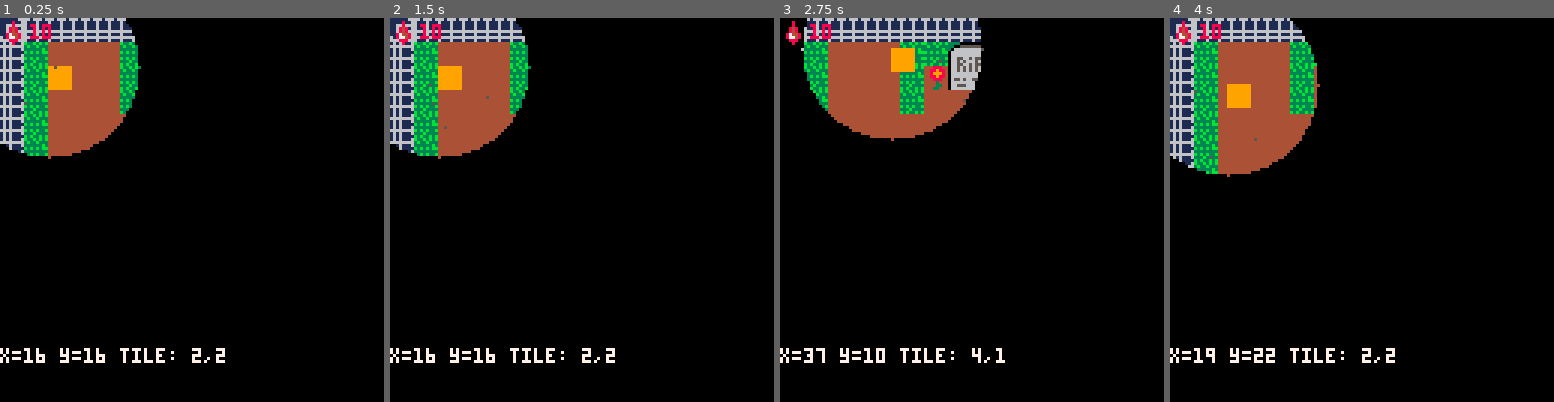
Above: before the commit, frames 1-4 (left to right).
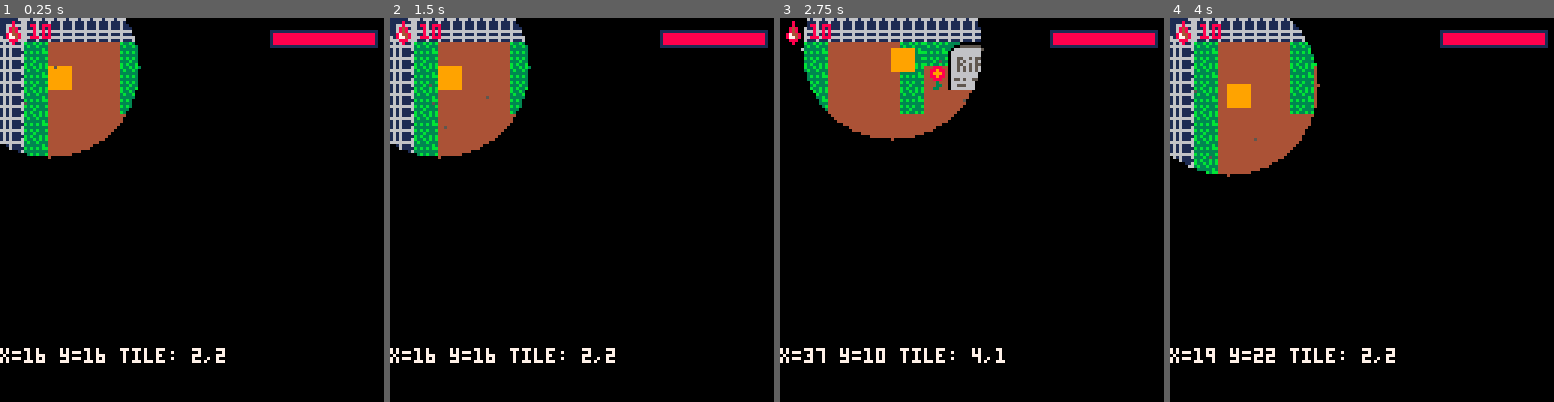
Above: after the commit, the same moments.

Repository: CarlaTabet/BitsAndBytes
Game: PICO-8 cartridge game.p8
The game is run twice, just before and just after one commit, with the same random seed, the same clock (stepped at 60 frames per second) and the same inputs.
Inputs:
- Up to frame 1 (0.25 s): no input
- Up to frame 2 (1.5 s): no input
- Up to frame 3 (2.75 s): hold Right 1.6-2.1 s; hold Up 2.15-2.42 s; hold Right from 2.47 s (still down)
- Up to frame 4 (4 s): release Right at 3.03 s; hold Left 3.08-3.58 s; hold Down 3.63-3.97 s

The runs differ from the first frame. In frame 1, 1.3% of the frame differs, in the area x 70-99%, y 3-8%; in frame 2, 1.3%; in frame 3, 1.3%; in frame 4, 1.3%.

Commit message:
fixing sprites

Diff:
--- a/game.p8
+++ b/game.p8
@@ -50,11 +50,16 @@
     blood = 10
 
     spawn_blood_drop(25, 58)
+
+    time_elapsed = 0
+    max_time = 600 * 60 -- 600 seconds at 60fps
+
 end
 
 function _update()
     player_update()
     room_change()
+    time_elapsed = min(time_elapsed + 1, max_time)
     for drop in all(blood_drops) do
     drop.float_offset = sin(time() + drop.x) * 2
     if not drop.collected and abs(player.x - drop.x) < 8 and abs(player.y - drop.y) < 8 then
@@ -98,6 +103,8 @@
     spr(60, 1, 1)
     print(blood, 10, 2, 8)
 
+    draw_time_bar()
+
     print("x="..player.x.." y="..player.y.." tile: "..flr(player.x/8)..","..flr(player.y/8), 0, 110, 7)
 
 end
@@ -172,6 +179,27 @@
 function player_collect_blood()
     blood = min(20, blood + 1)
 end
+
+function draw_time_bar()
+    local bar_x = 90
+    local bar_y = 4
+    local bar_w = 35
+    local bar_h = 5
+
+    -- moon and sun icons
+    spr(62, bar_x - 8, bar_y - 1)
+    spr(61, bar_x + bar_w + 1, bar_y - 1)
+
+    -- draw bar background
+    rect(bar_x, bar_y, bar_x + bar_w, bar_y + bar_h, 1)
+    rectfill(bar_x + 1, bar_y + 1, bar_x + bar_w - 1, bar_y + bar_h - 1, 0)
+
+    -- fill bar based on time
+    local t = time_elapsed / max_time
+    local fill_w = flr((bar_w - 2) * t)
+    rectfill(bar_x + 1, bar_y + 1, bar_x + 1 + fill_w, bar_y + bar_h - 1, 8)
+end
+
 
 
 
@@ -200,14 +228,14 @@
 06655665655665500000000000000000bbbbbbbbbbbbbbbbbbbbbbbbbbbbbbbb0000000000000000000000000000000000000000000000000000000000000000
 06656566656565500000000000000000bbbbbbbbbbbbbbbbbbbbbbbbbbbbbbbb0000000000000000000000000000000000000000000000000000000000000000
 06655665655665500000000000000000bbbbbbbbbbbbbbbbbbbbbbbbbbbbbbbb0000000000000000000000000000000000000000000000000000000000000000
-06656565656665500000000000000000bbbbbbbbbbbbbbbbbbbbbbbbbbbbbbbb00000000000000000000000000000000000800000a0990a00006600000000000
-06656565656665500000000000000000bbbbbbbbbbbbbbbbbbbbbbbbbbbbbbbb0000000000000000000000000000000000080000a09aa90a0667776000000000
-06666666666665500000000000000000bbbbbbbbbbbbbbbbbbbbbbbbbbbbbbbb000000000000000000000000000000000084800009aa9a900677600000000000
-06666666666665500000000000000000bbbbbbbbbbbbbbbbbbbbbbbbbbbbbbbb00000000000000000000000000000000008480009aaaa9a96776000000000000
-06556566555665500000000000000000bbbbbbbbbbbbbbbbbbbbbbbbbbbbbbbb00000000000000000000000000000000087448009aaaaaa96776000000000000
-06666666666665500000000000000000bbbbbbbbbbbbbbbbbbbbbbbbbbbbbbbb000000000000000000000000000000000877480009aaaa900677600000000000
-06655566655665500000000000000000bbbbbbbbbbbbbbbbbbbbbbbbbbbbbbbb0000000000000000000000000000000000888000a09aa90a0667776000000000
-06666666666665500000000000000000bbbbbbbbbbbbbbbbbbbbbbbbbbbbbbbb00000000000000000000000000000000000800000a0990a00006600000000000
+06656565656665500000000000000000bbbbbbbbbbbbbbbbbbbbbbbbbbbbbbbb0000000000000000000000000000000000080000000000000000000000000000
+06656565656665500000000000000000bbbbbbbbbbbbbbbbbbbbbbbbbbbbbbbb0000000000000000000000000000000000080000000000000000000000000000
+06666666666665500000000000000000bbbbbbbbbbbbbbbbbbbbbbbbbbbbbbbb0000000000000000000000000000000000848000000000000000000000000000
+06666666666665500000000000000000bbbbbbbbbbbbbbbbbbbbbbbbbbbbbbbb0000000000000000000000000000000000848000000000000000000000000000
+06556566555665500000000000000000bbbbbbbbbbbbbbbbbbbbbbbbbbbbbbbb0000000000000000000000000000000008744800000000000000000000000000
+06666666666665500000000000000000bbbbbbbbbbbbbbbbbbbbbbbbbbbbbbbb0000000000000000000000000000000008774800000000000000000000000000
+06655566655665500000000000000000bbbbbbbbbbbbbbbbbbbbbbbbbbbbbbbb0000000000000000000000000000000000888000000000000000000000000000
+06666666666665500000000000000000bbbbbbbbbbbbbbbbbbbbbbbbbbbbbbbb0000000000000000000000000000000000080000000000000000000000000000
 00000000000000000000000000000000bbbbbbbbbbbbbbbbbbbbbbbbbbbbbbbb0000000000000000000000000000000000000000000000000000000000000000
 00000000000000000000000000000000bbbbbbbbbbbbbbbbbbbbbbbbbbbbbbbb0000000000000000000000000000000000000000000000000000000000000000
 00000000000000000000000000000000bbbbbbbbbbbbbbbbbbbbbbbbbbbbbbbb0000000000000000000000000000000000000000000000000000000000000000
